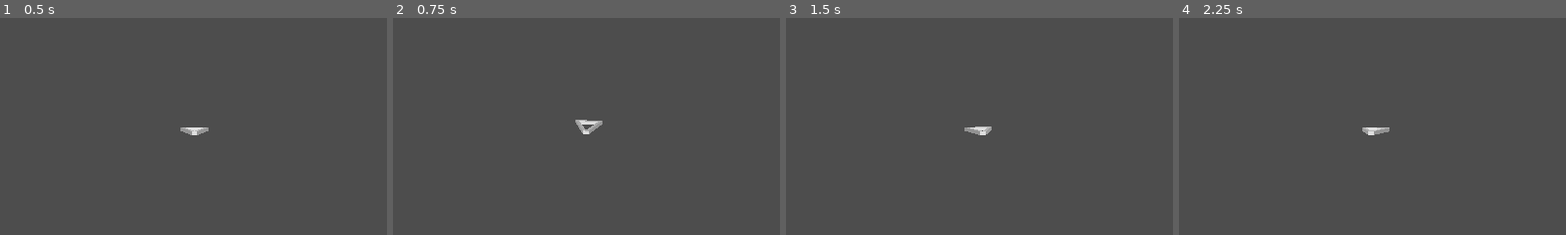
Above: before the commit, frames 1-4 (left to right).
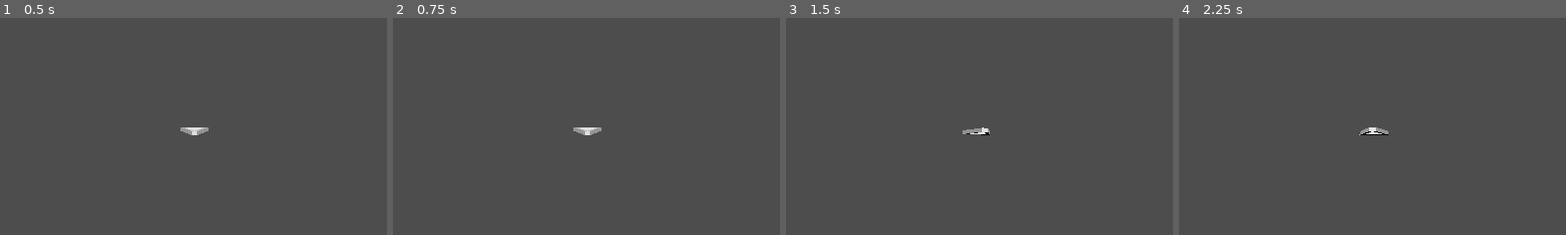
Above: after the commit, the same moments.

Repository: KuroiRoy/Godot-CubicalMarchingCubes-Test
Game: Godot game, scene res://terrain_test.tscn
Two runs of this game, one before a commit and one after it. Both use one fixed random seed, a clock stepped at 60 frames per second and the inputs below.
Inputs (mouse positions are % of the whole screen's width and height, from its top left):
- Up to frame 1 (0.5 s): no input
- Up to frame 2 (0.75 s): tap Enter at 0.5 s; move the mouse to (45, 70) at 0.52 s; click (45, 70) at 0.67 s
- Up to frame 3 (1.5 s): tap Space at 1.25 s; move the mouse to (57, 51) at 1.27 s; click (57, 51) at 1.42 s
- Up to frame 4 (2.25 s): tap Enter at 2 s; move the mouse to (42, 49) at 2.02 s; click (42, 49) at 2.17 s
The pictures show only the part of the screen within x 25-75%, y 37-87%; the shares and areas given below are measured in that part.

Frame 1 is identical in both runs. In frame 2, 0.4% of the frame differs, in the area x 46-55%, y 46-55%; in frame 3, 0.2%; in frame 4, 0.2%.
Error in both runs: Cannot call method 'shader_create_from_spirv' on a null value. (res://terrain_manager.gd:25)

Commit message:
Removed all QEF related code.
Set midpoint nudging iterations to 0 for now.
OrbitCamera only moves when mouse is caputered.

Diff:
--- a/OrbitCamera.gd
+++ b/OrbitCamera.gd
@@ -28,7 +28,7 @@
 	set_as_top_level(true)
 
 func _input(event) -> void:
-	if event is InputEventMouseMotion:
+	if event is InputEventMouseMotion and Input.mouse_mode == Input.MOUSE_MODE_CAPTURED:
 		# rotate the rig around the target
 		rotation.y -= event.relative.x * horizontalSensitivity
 		rotation.y = wrapf(rotation.y,0.0,TAU)
@@ -42,10 +42,10 @@
 		if event.is_pressed():
 			if event.button_index == MOUSE_BUTTON_LEFT:
 				Input.mouse_mode = Input.MOUSE_MODE_CAPTURED
-			if event.button_index == MOUSE_BUTTON_WHEEL_UP and _curZoom > minZoom:
+			if event.button_index == MOUSE_BUTTON_WHEEL_UP and _curZoom > minZoom and Input.mouse_mode == Input.MOUSE_MODE_CAPTURED:
 				_curZoom -= zoomStep
 				camYOffset -= zoomYStep
-			if event.button_index == MOUSE_BUTTON_WHEEL_DOWN and _curZoom < maxZoom:
+			if event.button_index == MOUSE_BUTTON_WHEEL_DOWN and _curZoom < maxZoom and Input.mouse_mode == Input.MOUSE_MODE_CAPTURED:
 				_curZoom += zoomStep
 				camYOffset += zoomYStep
 
Not shown, changed: shader_extraction.glsl
